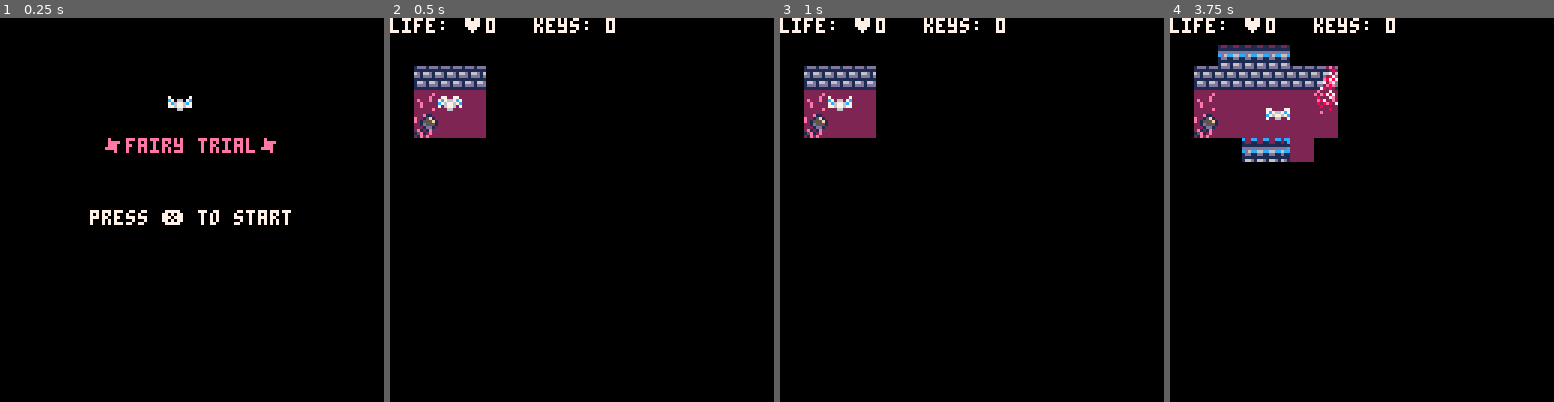
Above: before the commit, frames 1-4 (left to right).
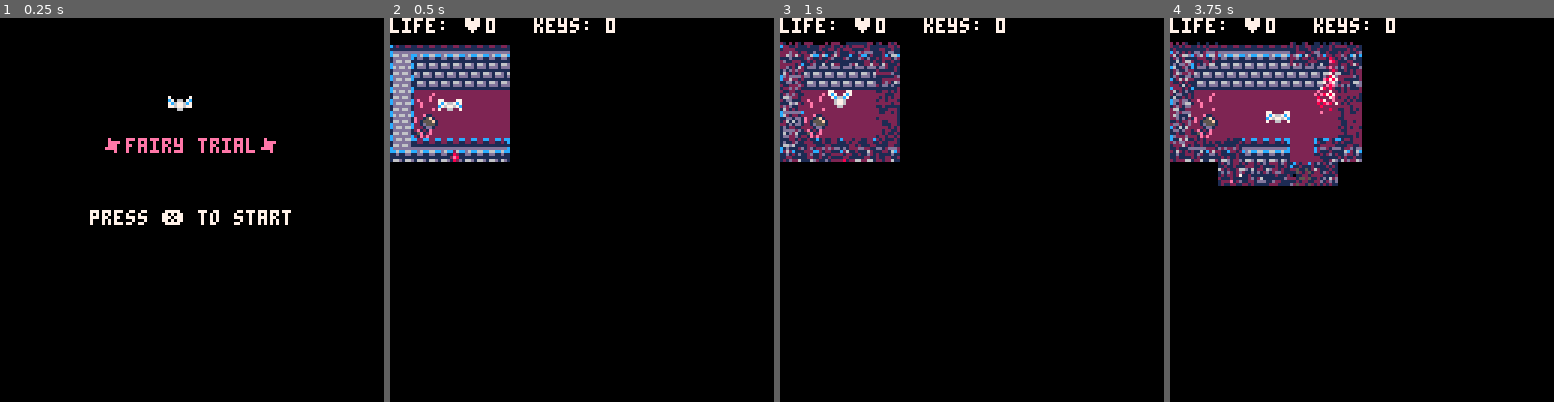
Above: after the commit, the same moments.

Repository: RonzyLady/FairyTrialGame
Game: PICO-8 cartridge fairytrial.p8
Same seed, same stepped clock (60 frames per second), same inputs: the game is played once before the commit and once after it.
Inputs:
- Up to frame 1 (0.25 s): no input
- Up to frame 2 (0.5 s): tap X (X key) at 0.33 s
- Up to frame 3 (1 s): tap O (Z key) at 0.7 s
- Up to frame 4 (3.75 s): tap X (X key) at 1.07, 1.85, 2.97 s; hold Right 1.6-2.1 s; tap O (Z key) every 0.4 s from 1.7 to 3.7 s; hold Up 2.15-2.42 s; hold Right 2.47-3.03 s; hold Left 3.08-3.58 s; hold Down from 3.63 s (still down)

Frame 1 is identical in both runs. In frame 2, 6.2% of the frame differs, in the area x 0-32%, y 7-38%; in frame 3, 6.4%; in frame 4, 8.3%, in the area x 0-50%, y 6-44%.

Commit message:
Update fairytrial.p8

Diff:
--- a/fairytrial.p8
+++ b/fairytrial.p8
@@ -29,7 +29,8 @@
   game_over=false
 
    -- set state
-   fog=blankmap()
+   fog=blankmap(0,31,1,15)
+   fogcolor=blankmap(0,255,0,255)
    _update = update_game
    _draw = draw_game
 
@@ -160,6 +161,9 @@
    if fog[fogx][fogy]==0 then
     rectfill2(fogx*8,fogy*8,8,8,0)
    end
+   if fog[fogx][fogy]==2 then
+    partfog(fogx,fogy)
+   end
   end
  end
 end
@@ -168,11 +172,11 @@
   rectfill(_x,_y,_x+max(_w-1,0),_y+max(_h-1,0),_c)
 end
 
-function blankmap()
+function blankmap(x1,x2,y1,y2)
   local ret={}
-   for x=0,31 do
+   for x=x1,x2 do
     ret[x]={}
-   for y=1,15 do
+   for y=y1,y2 do
     ret[x][y]=0
    end
   end
@@ -335,15 +339,32 @@
 end
 
 function unfog(x,y)
- fog[abs(x)][abs(y)]=1
- fog[abs(x-1)][abs(y-1)]=1
- fog[abs(x-1)][abs(y)]=1
- fog[abs(x-1)][abs(y+1)]=1
- fog[abs(x)][abs(y-1)]=1
- fog[abs(x)][abs(y+1)]=1
- fog[abs(x+1)][abs(y-1)]=1
- fog[abs(x+1)][abs(y)]=1
- fog[abs(x+1)][abs(y+1)]=1
+  for i = x-2, x+2 do
+    for j = y-2, y+2 do
+      if abs(x-i)<=1 and abs(y-j)<=1 and i>=0 and j>=0 then
+        fog[i][j]=1
+      elseif i>=0 and j>=0 and fog[i][j]!=1 then
+        fog[i][j]=2
+      end
+    end
+  end
+end
+
+function partfog(fogx,fogy)
+
+  for i = fogx*8, fogx*8+7 do
+    for j = fogy*8, fogy*8+7 do
+      if delay==0 then
+        rndcolor=flr(rnd(3))
+        fogcolor[i][j]=rndcolor
+      else
+        rndcolor = fogcolor[i][j]
+      end
+      if rndcolor!=0 then
+       rectfill(i,j,i,j,rndcolor)
+      end
+    end
+  end
 end
 
 
